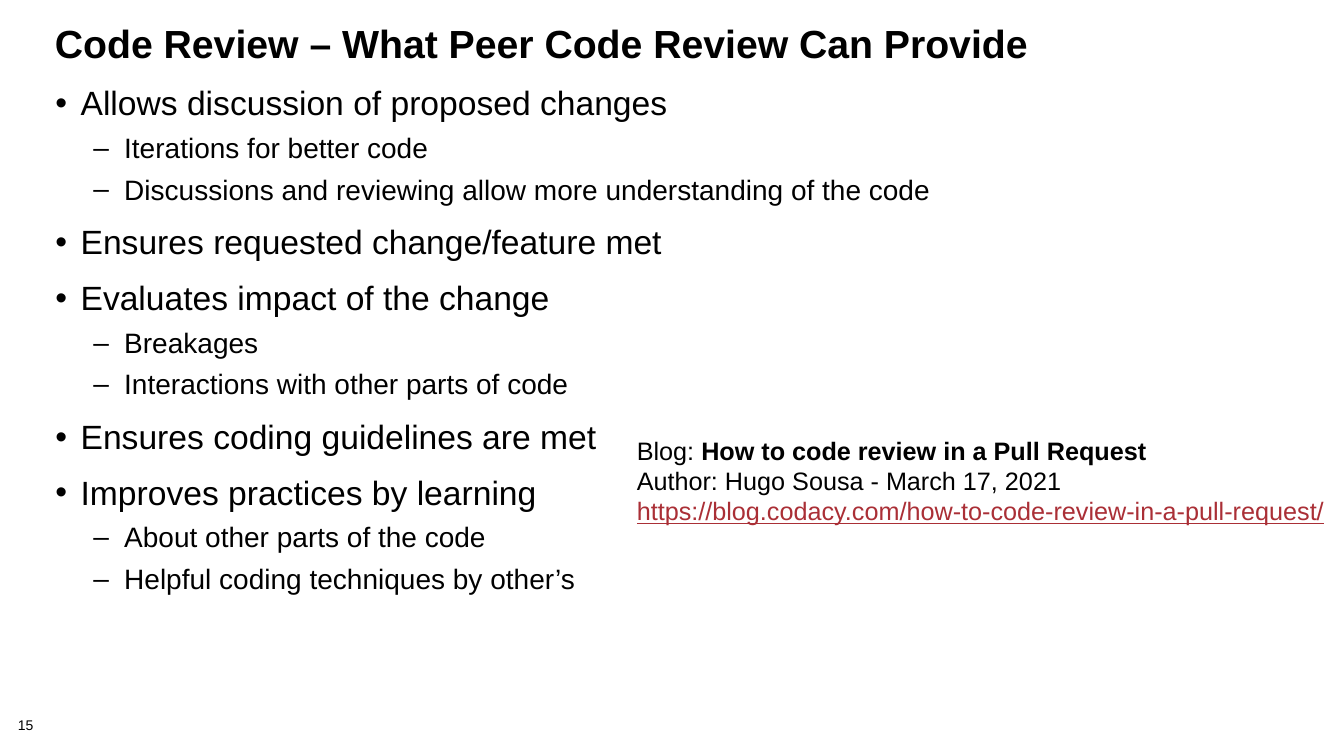
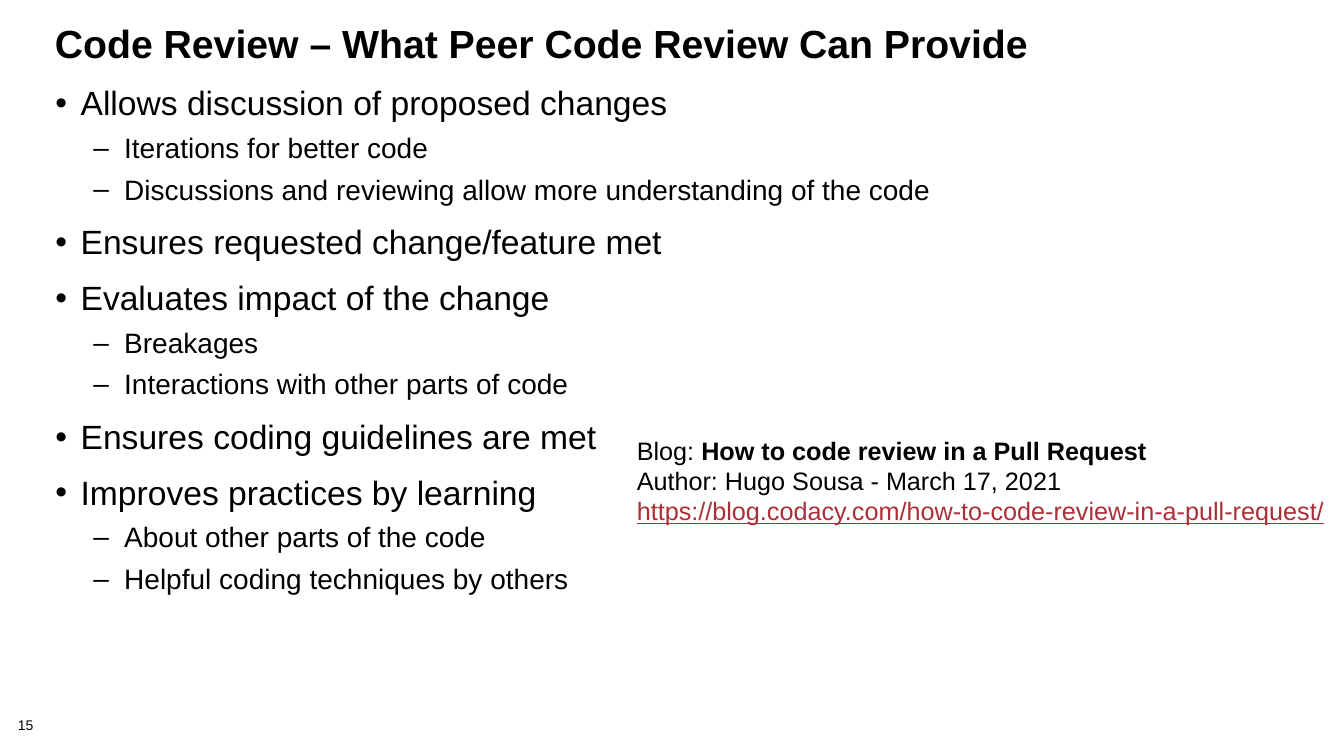
Before and after one commit to bssw-tutorial/presentations, a slide deck: slide 15 of git-workflows.pptx. Drawn at 1344x756 pixels with LibreOffice and Linux fonts; fonts in the diff are those of the drawing; background and template pictures are left out. Boxes give left, top, right and bottom in pixels: in the first picture for what was removed or moved away, otherwise in the second. Text is boxed around its words. In the diff, an @@ line names an element or a change of style, - is before the commit and + after.

Commit message:
Correct typo on slide 15

```diff
--- a/git-workflows.pptx
+++ b/git-workflows.pptx
@@ text at (124,568,568,594): text changed @@
-  – Helpful coding techniques by other’s
+  – Helpful coding techniques by others
```
